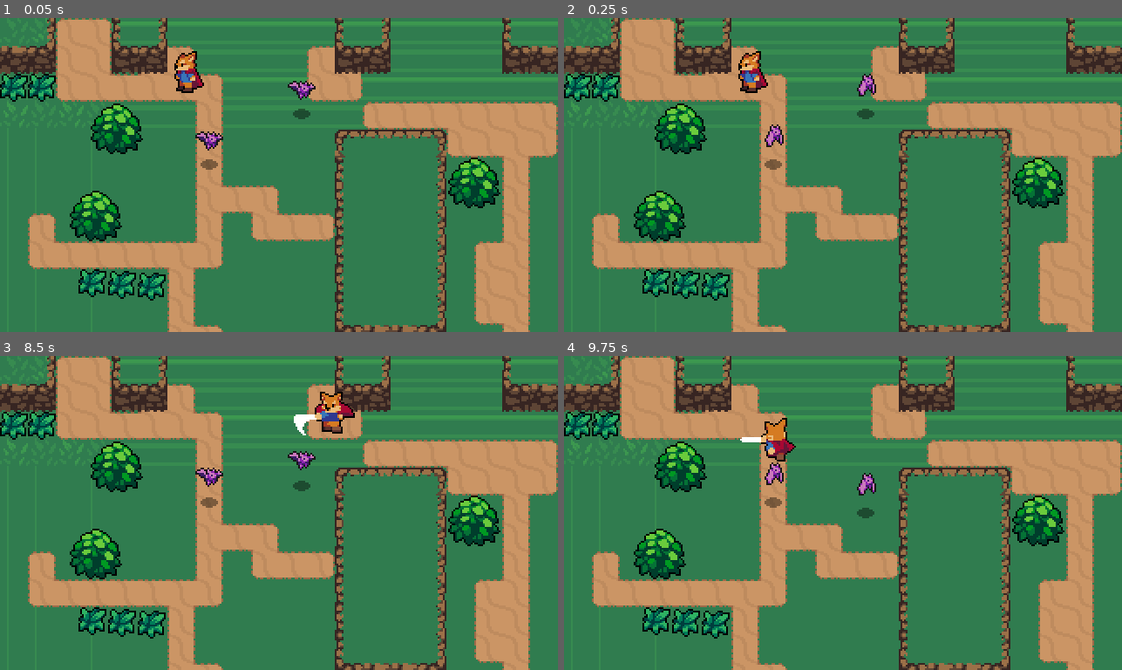
Above: before the commit, frames 1-4 (two rows, left to right).
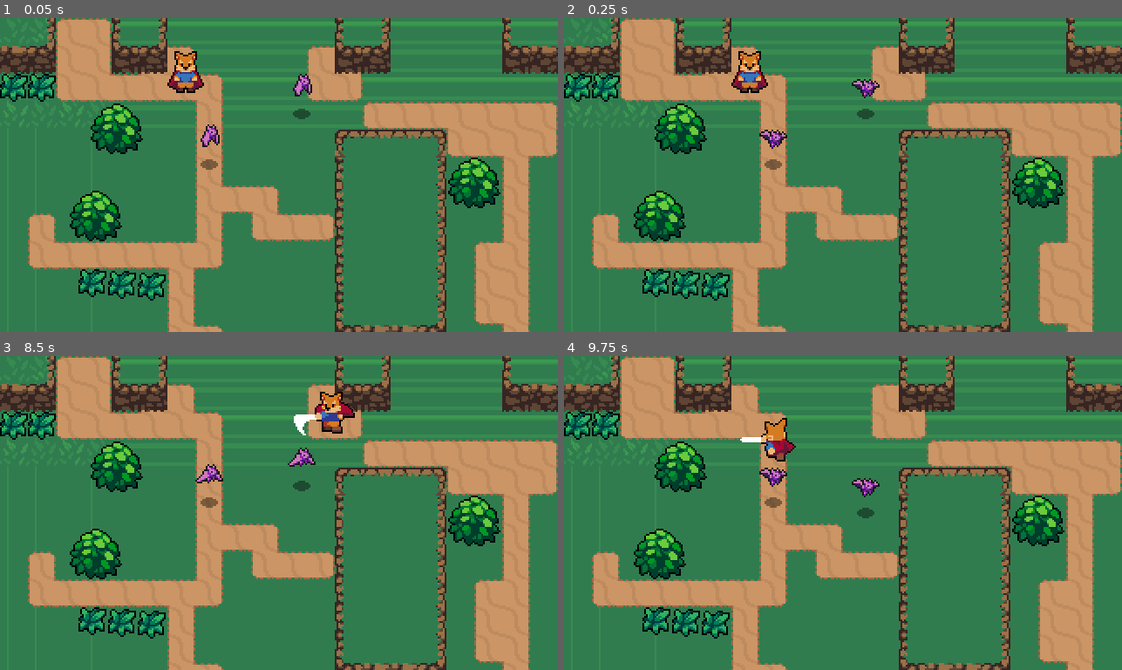
Above: after the commit, the same moments.

Repository: siabard/godot_arpg
Game: Godot game, scene res://World.tscn
The game is run twice, just before and just after one commit, with the same random seed, the same clock (stepped at 60 frames per second) and the same inputs.
Inputs:
- Up to frame 1 (0.05 s): no input
- Up to frame 2 (0.25 s): no input
- Up to frame 3 (8.5 s): hold Right (ui_right) 0.53-1.28 s; tap X (attack) every 1.5 s from 0.6 to 8.1 s; hold Down (ui_down) 1.28-2.03 s; tap K (roll) every 1.5 s from 1.35 to 7.35 s; hold Right (ui_right) 2.03-2.78 s; hold Up (ui_up) 2.78-3.53 s; hold Left (ui_left) 3.53-5.03 s; hold Down (ui_down) 5.03-5.78 s; hold Right (ui_right) 5.78-6.53 s; hold Up (ui_up) 6.53-7.28 s; hold Right (ui_right) 7.28-8.03 s; hold Down (ui_down) from 8.03 s (still down)
- Up to frame 4 (9.75 s): release Down (ui_down) at 8.78 s; hold Left (ui_left) 8.78-9.53 s; tap K (roll) at 8.85 s; hold Up (ui_up) from 9.53 s (still down); tap X (attack) at 9.6 s

The runs differ from the first frame. In frame 1, 0.7% of the frame differs, in the area x 30-57%, y 10-43%; in frame 2, 0.7%; in frame 3, 0.4%; in frame 4, 0.4%.

Commit message:
Add Effect for death of enemy

Diff:
--- /dev/null
+++ b/Effects/Effect.gd
@@ -0,0 +1,9 @@
+extends AnimatedSprite
+
+func _ready():
+	self.connect("animation_finished", self, "_on_animation_finished")
+	self.frame = 0
+	self.play("Animate")
+
+func _on_animation_finished():
+	queue_free()
--- /dev/null
+++ b/Effects/EnemyDeathEffect.tscn
@@ -0,0 +1,58 @@
+[gd_scene load_steps=14 format=2]
+
+[ext_resource path="res://Effects/Effect.gd" type="Script" id=1]
+[ext_resource path="res://Effects/EnemyDeathEffect.png" type="Texture" id=2]
+
+[sub_resource type="AtlasTexture" id=1]
+atlas = ExtResource( 2 )
+region = Rect2( 0, 0, 32, 32 )
+
+[sub_resource type="AtlasTexture" id=2]
+atlas = ExtResource( 2 )
+region = Rect2( 32, 0, 32, 32 )
+
+[sub_resource type="AtlasTexture" id=3]
+atlas = ExtResource( 2 )
+region = Rect2( 64, 0, 32, 32 )
+
+[sub_resource type="AtlasTexture" id=4]
+atlas = ExtResource( 2 )
+region = Rect2( 96, 0, 32, 32 )
+
+[sub_resource type="AtlasTexture" id=5]
+atlas = ExtResource( 2 )
+region = Rect2( 128, 0, 32, 32 )
+
+[sub_resource type="AtlasTexture" id=6]
+atlas = ExtResource( 2 )
+region = Rect2( 160, 0, 32, 32 )
+
+[sub_resource type="AtlasTexture" id=7]
+atlas = ExtResource( 2 )
+region = Rect2( 192, 0, 32, 32 )
+
+[sub_resource type="AtlasTexture" id=8]
+atlas = ExtResource( 2 )
+region = Rect2( 224, 0, 32, 32 )
+
+[sub_resource type="AtlasTexture" id=9]
+atlas = ExtResource( 2 )
+region = Rect2( 256, 0, 32, 32 )
+
+[sub_resource type="AtlasTexture" id=10]
+atlas = ExtResource( 2 )
+region = Rect2( 288, 0, 32, 32 )
+
+[sub_resource type="SpriteFrames" id=11]
+animations = [ {
+"frames": [ SubResource( 1 ), SubResource( 2 ), SubResource( 3 ), SubResource( 4 ), SubResource( 5 ), SubResource( 6 ), SubResource( 7 ), SubResource( 8 ), SubResource( 9 ), SubResource( 10 ) ],
+"loop": true,
+"name": "Animate",
+"speed": 15.0
+} ]
+
+[node name="EnemyDeathEffect" type="AnimatedSprite"]
+frames = SubResource( 11 )
+animation = "Animate"
+offset = Vector2( 0, -8 )
+script = ExtResource( 1 )
--- a/Effects/GrassEffect.gd
+++ /dev/null
@@ -1,11 +0,0 @@
-extends Node2D
-
-onready var animatedSprite = $AnimatedSprite
-
-func _ready():
-	animatedSprite.frame = 0
-	animatedSprite.play("Animate")
-
-
-func _on_AnimatedSprite_animation_finished():
-	queue_free()
--- a/Effects/GrassEffect.tscn
+++ b/Effects/GrassEffect.tscn
@@ -1,7 +1,7 @@
 [gd_scene load_steps=9 format=2]
 
 [ext_resource path="res://Effects/GrassEffect.png" type="Texture" id=1]
-[ext_resource path="res://Effects/GrassEffect.gd" type="Script" id=2]
+[ext_resource path="res://Effects/Effect.gd" type="Script" id=2]
 
 [sub_resource type="AtlasTexture" id=1]
 atlas = ExtResource( 1 )
@@ -31,14 +31,9 @@
 "speed": 15.0
 } ]
 
-[node name="GrassEffect" type="Node2D"]
-script = ExtResource( 2 )
-
-[node name="AnimatedSprite" type="AnimatedSprite" parent="."]
+[node name="GrassEffect" type="AnimatedSprite"]
 frames = SubResource( 6 )
 animation = "Animate"
-frame = 3
 centered = false
 offset = Vector2( -8, -8 )
-
-[connection signal="animation_finished" from="AnimatedSprite" to="." method="_on_AnimatedSprite_animation_finished"]
+script = ExtResource( 2 )
--- a/Enemies/Bat.gd
+++ b/Enemies/Bat.gd
@@ -1,4 +1,6 @@
 extends KinematicBody2D
+
+const EnemyDeathEffect = preload("res://Effects/EnemyDeathEffect.tscn")
 
 var knockback = Vector2.ZERO
 
@@ -14,3 +16,6 @@
 
 func _on_Stats_no_health():
 	queue_free()
+	var enemyDeathEffect = EnemyDeathEffect.instance()
+	get_parent().add_child(enemyDeathEffect)
+	enemyDeathEffect.global_position = global_position
--- a/Enemies/Bat.tscn
+++ b/Enemies/Bat.tscn
@@ -48,7 +48,7 @@
 [node name="AnimatedSprite" type="AnimatedSprite" parent="."]
 frames = SubResource( 6 )
 animation = "Fly"
-frame = 4
+frame = 1
 playing = true
 offset = Vector2( 0, -12 )
 
--- a/Player/Player.tscn
+++ b/Player/Player.tscn
@@ -664,10 +664,10 @@
 tree_root = SubResource( 16 )
 anim_player = NodePath("../AnimationPlayer")
 parameters/playback = SubResource( 17 )
-parameters/Attack/blend_position = Vector2( 0, 0.00189567 )
-parameters/Idle/blend_position = Vector2( 0, 0 )
-parameters/Roll/blend_position = Vector2( 0, -0.00344837 )
-parameters/Run/blend_position = Vector2( 0, 0 )
+parameters/Attack/blend_position = Vector2( 0, 1 )
+parameters/Idle/blend_position = Vector2( 0, 1 )
+parameters/Roll/blend_position = Vector2( 0, 1 )
+parameters/Run/blend_position = Vector2( 0, 1 )
 
 [node name="HitboxPivot" type="Position2D" parent="."]
 position = Vector2( 0, -4 )
--- a/World/Grass.gd
+++ b/World/Grass.gd
@@ -1,7 +1,8 @@
 extends Node2D
 
+const GrassEffect = preload("res://Effects/GrassEffect.tscn")
+
 func create_grass_effect():
-	var GrassEffect = load("res://Effects/GrassEffect.tscn")
 	var grassEffect = GrassEffect.instance()
 	var world = get_tree().current_scene
 	world.add_child(grassEffect)
